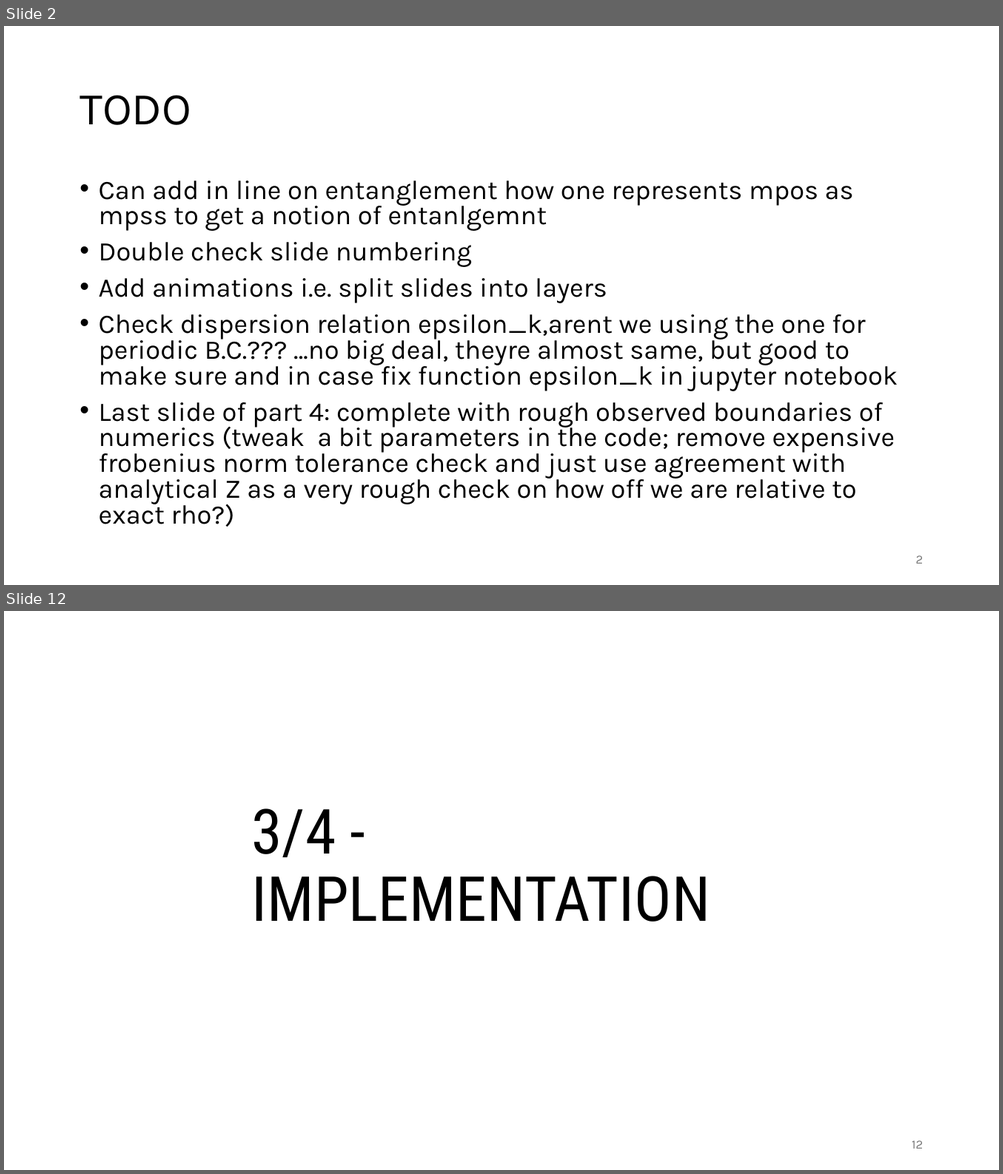
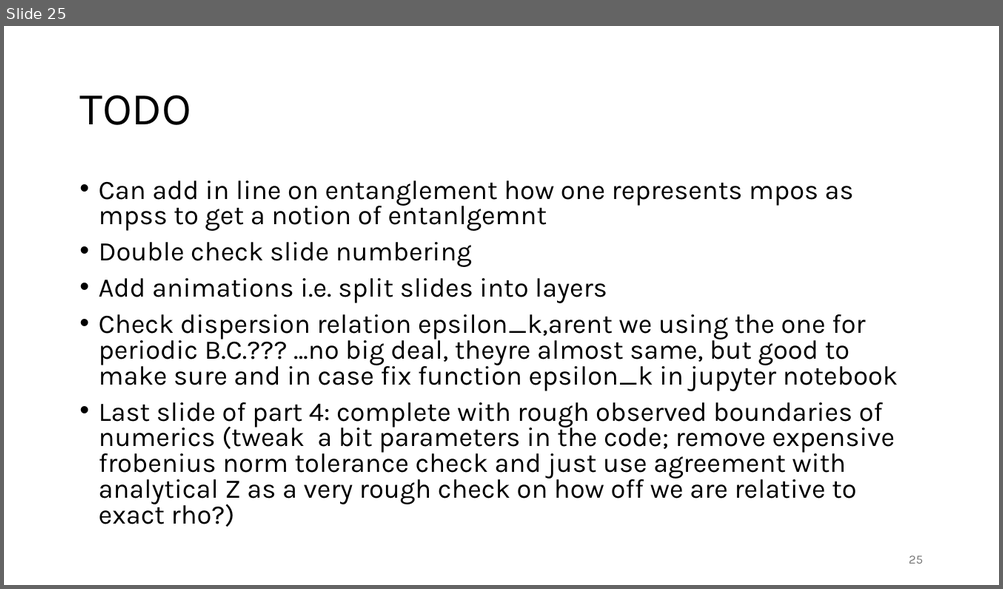
Before and after one commit to MrHighsenberg/XTRG-Algorithm, a slide deck: presentation/Term_Project_XTRG_Presentation.pptx. Shown one above the other, each under a label of ours: slides 2 and 12 before the commit, slide 25 after it; the slides between them are not shown. The pictures are 1003x1174 and 1003x589 pixels, drawn with LibreOffice and Linux fonts; fonts in the diff are those of the drawing. Boxes give left, top, right and bottom in pixels: in the first picture for what was removed or moved away, otherwise in the second. Text is boxed around its words. In the diff, an @@ line names an element or a change of style, - is before the commit and + after.

```diff
--- a/presentation/Term_Project_XTRG_Presentation.pptx
+++ b/presentation/Term_Project_XTRG_Presentation.pptx
@@ slide 12 removed at (x1=4, y1=611, x2=999, y2=1170), background #FFFFFF @@
@@ title removed at (x1=252, y1=809, x2=711, y2=922) @@
-3/4 - IMPLEMENTATION
@@ page number removed at (x1=911, y1=1141, x2=922, y2=1149) @@
-12
@@ what was slide 2 is now slide 25 @@
@@ page number at (x1=908, y1=556, x2=922, y2=564): text changed @@
-2
+25
```
Also in this commit, not shown: 13 slides changed, 1 slide added, 2 other slides removed, 11 other files.
